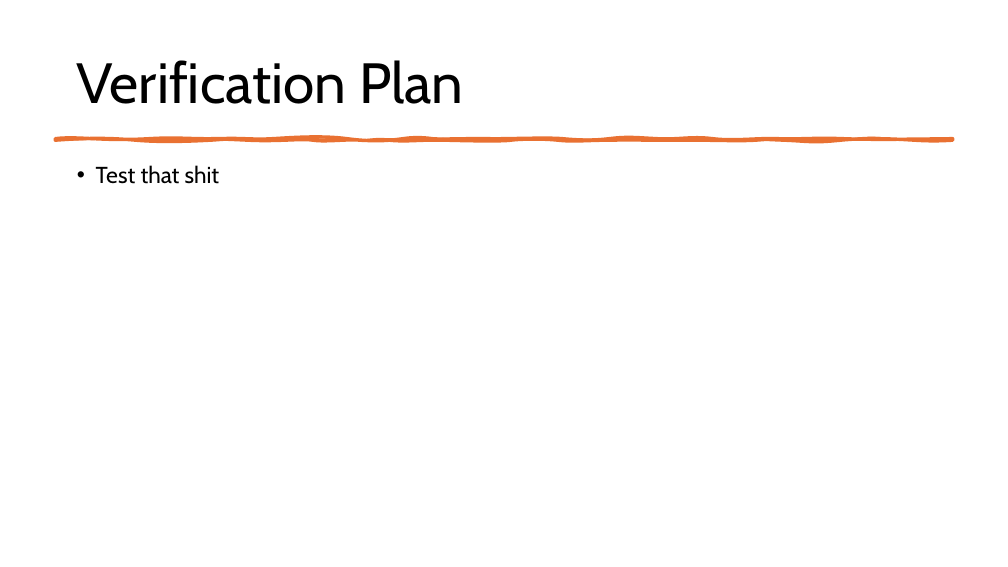
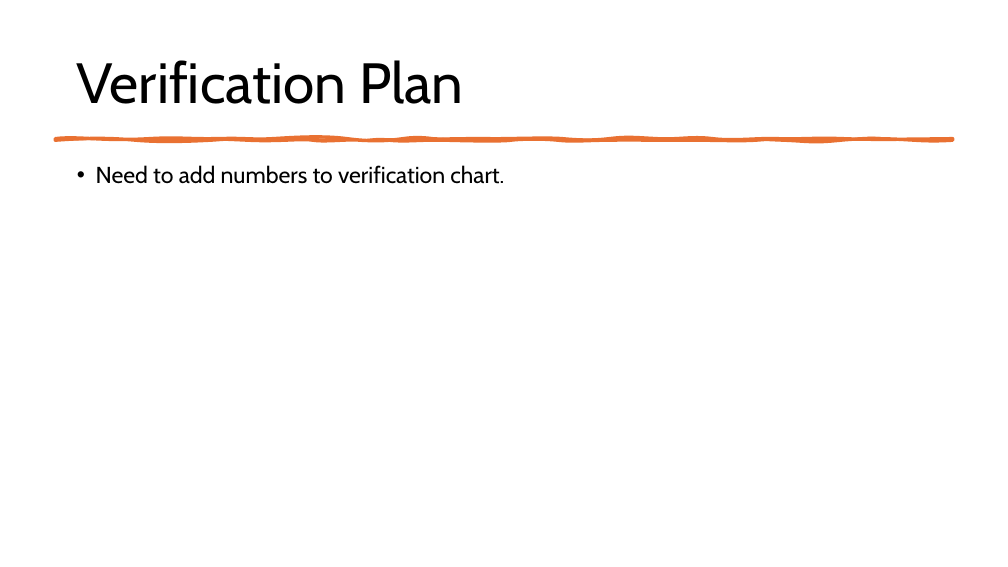
Before and after one commit to Tannyr-Singleterry/ECE590_SeniorDesign, a slide deck: slide 16 of Documents/FInal Presentation/Final_Presentation.pptx (slide 14 before the commit). Drawn at 1008x567 pixels with LibreOffice and Linux fonts; fonts in the diff are those of the drawing. Boxes give left, top, right and bottom in pixels: in the first picture for what was removed or moved away, otherwise in the second. Text is boxed around its words. In the diff, an @@ line names an element or a change of style, - is before the commit and + after.

Commit message:
worked on presentation and verification plan

```diff
--- a/Documents/FInal Presentation/Final_Presentation.pptx
+++ b/Documents/FInal Presentation/Final_Presentation.pptx
@@ text at (96,165,504,184): text changed @@
-• Test that shit
+• Need to add numbers to verification chart.
```
Also in this commit, not shown: 3 other slides changed, 3 slides added, 5 other files.
